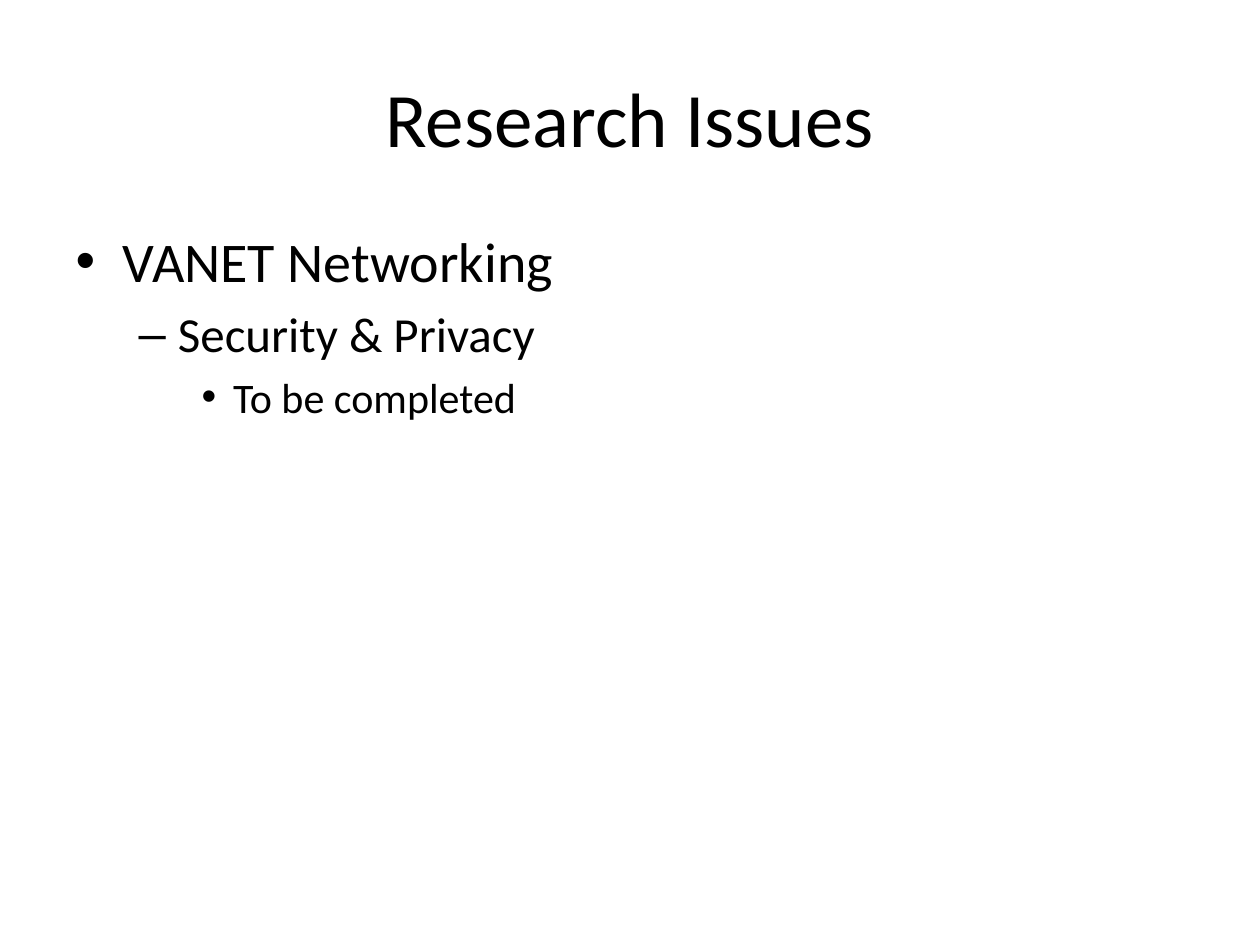
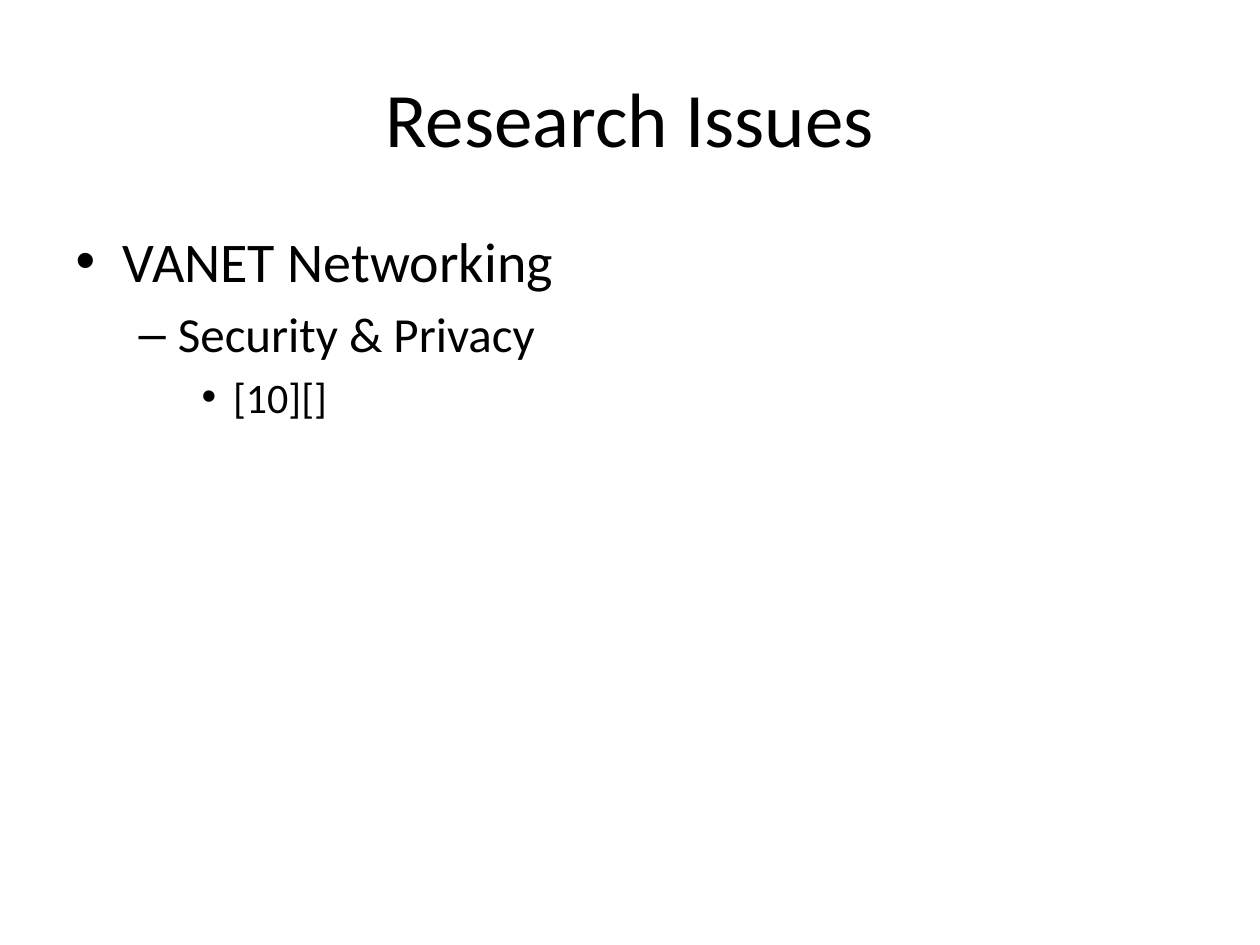
Before and after one commit to zhuangdizhu/huawei_internship, a slide deck: slide 15 of V2V/V2VReview.pptx (slide 11 before the commit). Drawn at 1260x945 pixels with LibreOffice and Linux fonts; fonts in the diff are those of the drawing. Boxes give left, top, right and bottom in pixels: in the first picture for what was removed or moved away, otherwise in the second. Text is boxed around its words. In the diff, an @@ line names an element or a change of style, - is before the commit and + after.

```diff
--- a/V2V/V2VReview.pptx
+++ b/V2V/V2VReview.pptx
@@ text at (233, 382, 327, 419): text changed @@
-    • To be completed
+    • [10][]
```
Also in this commit, not shown: 9 other slides changed, 8 slides added, 1 slide removed, 11 other files.
